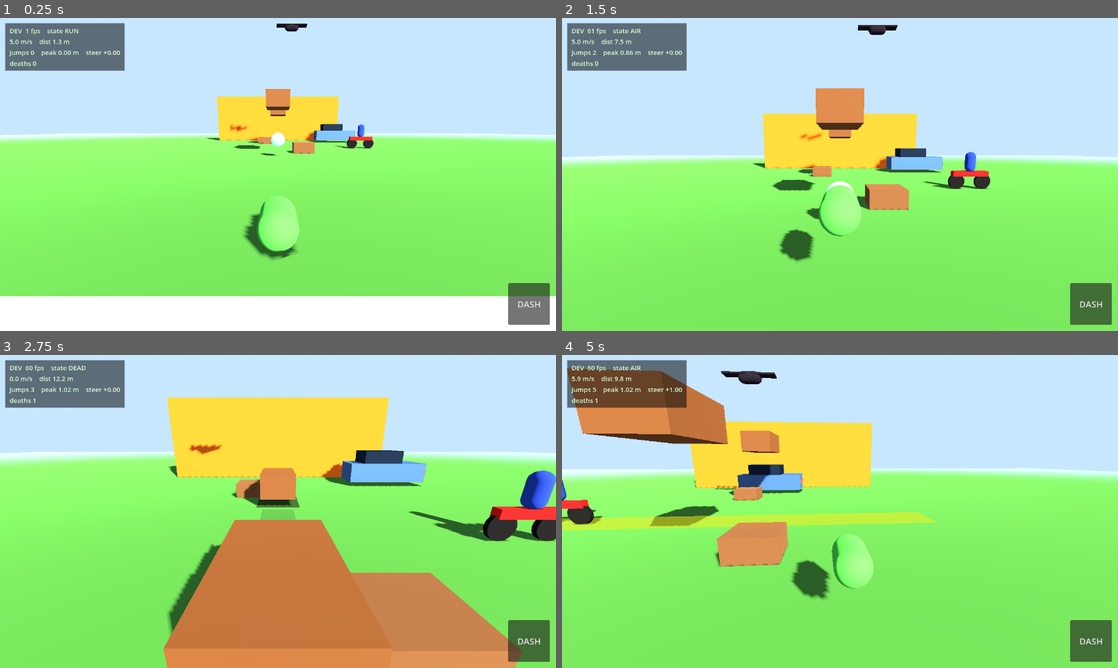
Above: before the commit, frames 1-4 (two rows, left to right).
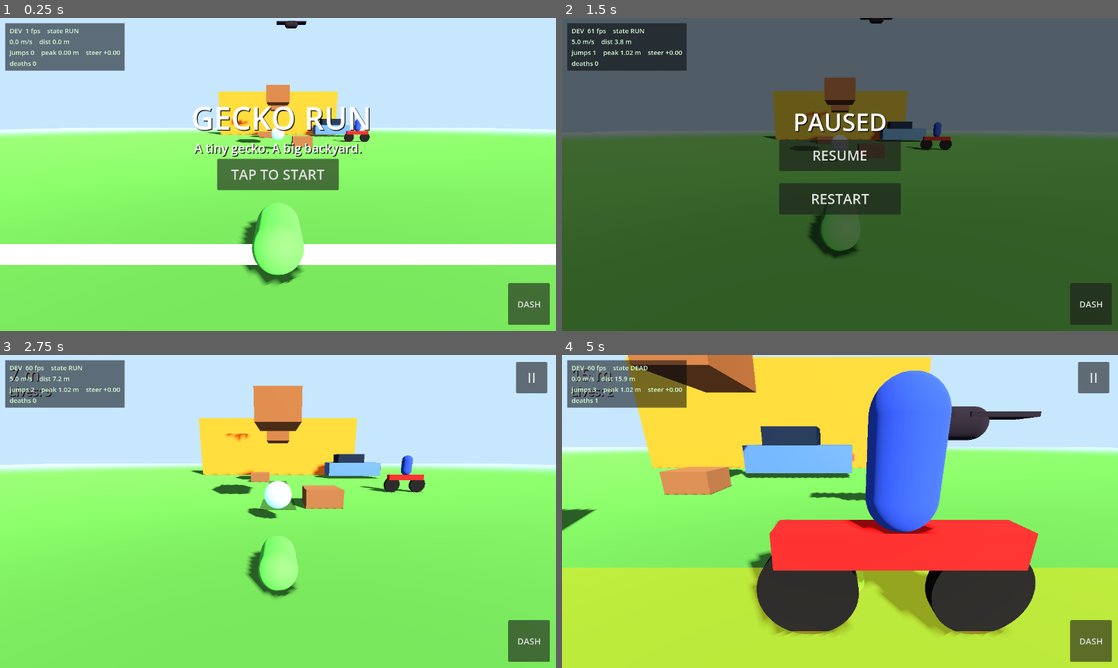
Above: after the commit, the same moments.

Repository: g-shankar/Gecko-run
Game: Godot game, scene res://scenes/main.tscn
The game is run twice, just before and just after one commit, with the same random seed, the same clock (stepped at 60 frames per second) and the same inputs.
Inputs (mouse positions are in pixels of both pictures, inside the frame that each line leads up to):
- Up to frame 1 (0.25 s): no input
- Up to frame 2 (1.5 s): click (840, 174) at 0.5 s, where only the run after the commit has a clickable "TAP TO START"; click (1095, 39) at 1.25 s, where only the run after the commit has a clickable "II"
- Up to frame 3 (2.75 s): click (278, 492) at 2 s, where only the run after the commit has a clickable "RESUME"
- Up to frame 4 (5 s): move the mouse to (962, 495) at 2.77 s; hold D (steer_right) 2.78-3.5 s; tap Shift (dash) at 2.85, 4.35 s; click (962, 495) at 2.92 s; tap Space (jump) at 3.02, 3.32 s; drag from (728, 527) to (812, 574) at 3.52 s; move the mouse to (895, 442) at 4.27 s; hold D (steer_right) from 4.28 s (still down); click (895, 442) at 4.42 s

The runs differ from the first frame. In frame 1, 27% of the frame differs, in the area x 0-100%, y 0-100%; in frame 2, 99%; in frame 3, 36%; in frame 4, 74%.

Commit message:
P14: start screen, HUD, pause menu, game-over UI with 3 lives
- GameState autoload: READY/RUNNING/FINISHED, 3 lives, best-score persistence
- Start screen with title and START button
- HUD: distance, lives, shield indicator
- Pause menu: resume/restart
- Game over: score, best, RUN AGAIN button
- Gecko gates movement on GameState (runs in tests without it)
- All P5-P14 tests green (81 checks)

Diff:
--- a/scenes/main.tscn
+++ b/scenes/main.tscn
@@ -8,6 +8,7 @@
 [ext_resource type="Script" path="res://scripts/systems/bird.gd" id="6"]
 [ext_resource type="Script" path="res://scripts/systems/shield_pickup.gd" id="7"]
 [ext_resource type="Script" path="res://scripts/systems/level.gd" id="8"]
+[ext_resource type="Script" path="res://scripts/ui/game_ui.gd" id="9"]
 
 [sub_resource type="ProceduralSkyMaterial" id="ProceduralSkyMaterial_1"]
 sky_top_color = Color(0.3, 0.52, 0.88, 1)
@@ -135,6 +136,9 @@
 position = Vector3(0, 0.2, 6)
 
 [node name="CameraRig" parent="." instance=ExtResource("2")]
+
+[node name="GameUI" type="CanvasLayer" parent="."]
+script = ExtResource("9")
 # Note: the rig auto-discovers its target via the "gecko" group (see
 # camera_rig.gd). A `target = NodePath("../Gecko")` override does NOT work
 # here -- Godot 4 does not reliably resolve NodePath overrides that point
--- a/scripts/player/gecko_controller.gd
+++ b/scripts/player/gecko_controller.gd
@@ -1,4 +1,15 @@
 extends CharacterBody3D
+
+
+func _gs() -> Node:
+	# GameState autoload, via tree lookup (works in game and in --script tests).
+	# Returns null if not present (e.g. unit tests that don't need it).
+	return get_tree().root.get_node_or_null("GameState")
+
+
+func _gs_running() -> bool:
+	var gs := _gs()
+	return gs == null or gs.current_state == gs.State.RUNNING
 
 const DebugHUDScript := preload("res://scripts/dev/debug_hud.gd")
 
@@ -136,6 +147,16 @@
 
 
 func _physics_process(delta: float) -> void:
+	# P14: the run only moves when the GameState says RUNNING.
+	# READY (start screen): idle in place. FINISHED (game over): stop.
+	# (If no GameState — e.g. unit tests — just run.)
+	if not _gs_running():
+		velocity.x = 0.0
+		velocity.z = 0.0
+		if not is_on_floor():
+			velocity.y -= 22.0 * delta
+		move_and_slide()
+		return
 	if _touch_active:
 		_touch_time += delta
 	if _adhere_cooldown > 0.0:
@@ -150,6 +171,10 @@
 		if _shield_timer <= 0.0:
 			shield_charges = 0
 			_shield_bubble.visible = false
+	# P14: score = meters from the start line.
+	var gs := _gs()
+	if gs != null:
+		gs.score = maxi(0, int(_spawn_pos.z - global_position.z))
 	# P10: while DEAD, just count down to respawn. No movement, no input.
 	if state == MoveState.DEAD:
 		_respawn_timer -= delta
@@ -301,8 +326,21 @@
 	state = MoveState.DEAD
 	stat_state = "DEAD"
 	stat_deaths += 1
+	var gs := _gs()
+	if gs != null:
+		gs.deaths += 1
+		if gs.deaths >= gs.max_lives:
+			# P14: out of lives. No respawn — the game-over screen takes it.
+			gs.finish_run()
+			return
 	_respawn_timer = 0.8
 	velocity = Vector3.ZERO
+
+
+## P14: full reset for "RUN AGAIN" — back to the start line, fresh lives.
+func reset_for_new_run() -> void:
+	_respawn()
+	stat_deaths = 0
 
 
 ## P12: grant one shield charge (10 s expiry). Called by shield pickups.
--- a/scripts/systems/game_state.gd
+++ b/scripts/systems/game_state.gd
@@ -30,10 +30,15 @@
 		bug_count = value
 		bugs_changed.emit(bug_count)
 
+var max_lives: int = 3 ## P14: deaths per run before game over.
+
+var best_score: int = 0 ## P14: best distance, persisted.
+
 var run_time: float = 0.0
 
 
 func _ready() -> void:
+	_load_best()
 	reset_run()
 
 
@@ -48,6 +53,26 @@
 	bug_count = 0
 	run_time = 0.0
 	current_state = State.READY
+
+
+## P14: call when a run ends. Saves best.
+func finish_run() -> void:
+	if score > best_score:
+		best_score = score
+		_save_best()
+	current_state = State.FINISHED
+
+
+func _load_best() -> void:
+	var cfg := ConfigFile.new()
+	if cfg.load("user://gecko_run.cfg") == OK:
+		best_score = int(cfg.get_value("records", "best_score", 0))
+
+
+func _save_best() -> void:
+	var cfg := ConfigFile.new()
+	cfg.set_value("records", "best_score", best_score)
+	cfg.save("user://gecko_run.cfg")
 
 
 func start_run() -> void:
@@ -65,10 +90,6 @@
 	current_state = State.RUNNING
 
 
-func finish_run() -> void:
-	current_state = State.FINISHED
-
-
 func add_score(points: int) -> void:
 	score += points
 
--- /dev/null
+++ b/scripts/ui/game_ui.gd
@@ -0,0 +1,250 @@
+extends CanvasLayer
+## Gecko Run — game UI (spec P14).
+##
+## One CanvasLayer owning four screens: Start, HUD, Pause, Game Over.
+## The game can be started, paused, and restarted from UI alone — no
+## keyboard needed. Buttons are big; this is a mobile game.
+##
+## LEARNING NOTES (for Gowrishankar):
+## - CanvasLayer draws ABOVE the 3D world, always on screen. HUD lives here.
+## - Control nodes are Godot's UI building blocks: Labels show text,
+##   Buttons are tappable. Anchors pin them to screen edges.
+## - get_tree().paused freezes the 3D world. The UI sets
+##   process_mode = ALWAYS so buttons still work while paused.
+
+func _gs() -> Node:
+	return get_tree().root.get_node_or_null("GameState")
+##   process_mode = ALWAYS so buttons still work while paused.
+
+var _start_screen: Control
+var _hud: Control
+var _pause_menu: Control
+var _game_over: Control
+var _score_label: Label
+var _lives_label: Label
+var _shield_label: Label
+var _final_score_label: Label
+var _best_label: Label
+
+
+func _ready() -> void:
+	process_mode = Node.PROCESS_MODE_ALWAYS
+	_build_start_screen()
+	_build_hud()
+	_build_pause_menu()
+	_build_game_over()
+	var gs := _gs()
+	if gs == null:
+		# No GameState (unit test): hide UI, don't connect.
+		for p in [_start_screen, _hud, _pause_menu, _game_over]:
+			p.visible = false
+		return
+	_show_only(_start_screen)
+	gs.state_changed.connect(_on_state_changed)
+	gs.score_changed.connect(_on_score_changed)
+	gs.deaths_changed.connect(_on_deaths_changed)
+
+
+func _on_state_changed(new_state: int) -> void:
+	if new_state == _gs().State.READY:
+		_show_only(_start_screen)
+	elif new_state == _gs().State.RUNNING:
+		_show_only(_hud)
+		get_tree().paused = false
+	elif new_state == _gs().State.FINISHED:
+		_update_game_over()
+		_show_only(_game_over)
+
+
+func _on_score_changed(new_score: int) -> void:
+	_score_label.text = "%d m" % new_score
+
+
+func _on_deaths_changed(new_count: int) -> void:
+	var left: int = _gs().max_lives - new_count
+	_lives_label.text = "Lives: %d" % maxi(left, 0)
+
+
+func _process(_delta: float) -> void:
+	# Shield indicator follows the gecko.
+	var gecko := get_tree().get_first_node_in_group("gecko")
+	if gecko != null:
+		_shield_label.visible = int(gecko.get("shield_charges")) > 0
+
+
+func _show_only(panel: Control) -> void:
+	for p in [_start_screen, _hud, _pause_menu, _game_over]:
+		p.visible = (p == panel)
+
+
+func _make_button(text: String) -> Button:
+	var b := Button.new()
+	b.text = text
+	b.custom_minimum_size = Vector2(280, 72)
+	b.add_theme_font_size_override("font_size", 32)
+	return b
+
+
+func _make_label(text: String, size: int) -> Label:
+	var l := Label.new()
+	l.text = text
+	l.add_theme_font_size_override("font_size", size)
+	l.add_theme_color_override("font_color", Color.WHITE)
+	l.add_theme_color_override("font_shadow_color", Color(0, 0, 0, 0.8))
+	l.add_theme_constant_override("shadow_offset_x", 2)
+	l.add_theme_constant_override("shadow_offset_y", 2)
+	return l
+
+
+func _full_rect(c: Control) -> void:
+	c.set_anchors_preset(Control.PRESET_FULL_RECT)
+
+
+# --- Start screen ---
+
+func _build_start_screen() -> void:
+	_start_screen = Control.new()
+	_full_rect(_start_screen)
+	add_child(_start_screen)
+	var title := _make_label("GECKO RUN", 72)
+	title.set_anchors_preset(Control.PRESET_CENTER_TOP)
+	title.position = Vector2(-200, 180)
+	title.size = Vector2(400, 100)
+	title.horizontal_alignment = HORIZONTAL_ALIGNMENT_CENTER
+	_start_screen.add_child(title)
+	var sub := _make_label("A tiny gecko. A big backyard.", 28)
+	sub.set_anchors_preset(Control.PRESET_CENTER_TOP)
+	sub.position = Vector2(-200, 280)
+	sub.size = Vector2(400, 40)
+	sub.horizontal_alignment = HORIZONTAL_ALIGNMENT_CENTER
+	_start_screen.add_child(sub)
+	var start_btn := _make_button("TAP TO START")
+	start_btn.set_anchors_preset(Control.PRESET_CENTER)
+	start_btn.position = Vector2(-140, -36)
+	start_btn.pressed.connect(_on_start_pressed)
+	_start_screen.add_child(start_btn)
+
+
+func _on_start_pressed() -> void:
+	_gs().current_state = _gs().State.RUNNING
+
+
+# --- HUD ---
+
+func _build_hud() -> void:
+	_hud = Control.new()
+	_full_rect(_hud)
+	_hud.mouse_filter = Control.MOUSE_FILTER_IGNORE
+	add_child(_hud)
+	_score_label = _make_label("0 m", 40)
+	_score_label.set_anchors_preset(Control.PRESET_TOP_LEFT)
+	_score_label.position = Vector2(20, 16)
+	_hud.add_child(_score_label)
+	_lives_label = _make_label("Lives: 3", 28)
+	_lives_label.set_anchors_preset(Control.PRESET_TOP_LEFT)
+	_lives_label.position = Vector2(20, 64)
+	_hud.add_child(_lives_label)
+	_shield_label = _make_label("SHIELD", 28)
+	_shield_label.add_theme_color_override("font_color", Color(0.4, 0.9, 1.0))
+	_shield_label.set_anchors_preset(Control.PRESET_TOP_LEFT)
+	_shield_label.position = Vector2(20, 104)
+	_shield_label.visible = false
+	_hud.add_child(_shield_label)
+	var pause_btn := _make_button("II")
+	pause_btn.custom_minimum_size = Vector2(72, 72)
+	pause_btn.set_anchors_preset(Control.PRESET_TOP_RIGHT)
+	pause_btn.position = Vector2(-92, 16)
+	pause_btn.mouse_filter = Control.MOUSE_FILTER_STOP
+	pause_btn.pressed.connect(_on_pause_pressed)
+	_hud.add_child(pause_btn)
+
+
+func _on_pause_pressed() -> void:
+	get_tree().paused = true
+	_show_only(_pause_menu)
+
+
+# --- Pause menu ---
+
+func _build_pause_menu() -> void:
+	_pause_menu = Control.new()
+	_full_rect(_pause_menu)
+	add_child(_pause_menu)
+	var dim := ColorRect.new()
+	dim.color = Color(0, 0, 0, 0.6)
+	_full_rect(dim)
+	_pause_menu.add_child(dim)
+	var title := _make_label("PAUSED", 56)
+	title.set_anchors_preset(Control.PRESET_CENTER_TOP)
+	title.position = Vector2(-150, 200)
+	title.size = Vector2(300, 80)
+	title.horizontal_alignment = HORIZONTAL_ALIGNMENT_CENTER
+	_pause_menu.add_child(title)
+	var resume_btn := _make_button("RESUME")
+	resume_btn.set_anchors_preset(Control.PRESET_CENTER)
+	resume_btn.position = Vector2(-140, -80)
+	resume_btn.pressed.connect(_on_resume_pressed)
+	_pause_menu.add_child(resume_btn)
+	var restart_btn := _make_button("RESTART")
+	restart_btn.set_anchors_preset(Control.PRESET_CENTER)
+	restart_btn.position = Vector2(-140, 20)
+	restart_btn.pressed.connect(_on_restart_pressed)
+	_pause_menu.add_child(restart_btn)
+
+
+func _on_resume_pressed() -> void:
+	_show_only(_hud)
+	get_tree().paused = false
+
+
+func _on_restart_pressed() -> void:
+	get_tree().paused = false
+	_restart_run()
+
+
+# --- Game over ---
+
+func _build_game_over() -> void:
+	_game_over = Control.new()
+	_full_rect(_game_over)
+	add_child(_game_over)
+	var dim := ColorRect.new()
+	dim.color = Color(0, 0, 0, 0.7)
+	_full_rect(dim)
+	_game_over.add_child(dim)
+	var title := _make_label("GAME OVER", 64)
+	title.set_anchors_preset(Control.PRESET_CENTER_TOP)
+	title.position = Vector2(-200, 160)
+	title.size = Vector2(400, 90)
+	title.horizontal_alignment = HORIZONTAL_ALIGNMENT_CENTER
+	_game_over.add_child(title)
+	_final_score_label = _make_label("0 m", 40)
+	_final_score_label.set_anchors_preset(Control.PRESET_CENTER_TOP)
+	_final_score_label.position = Vector2(-200, 270)
+	_final_score_label.size = Vector2(400, 60)
+	_final_score_label.horizontal_alignment = HORIZONTAL_ALIGNMENT_CENTER
+	_game_over.add_child(_final_score_label)
+	_best_label = _make_label("Best: 0 m", 28)
+	_best_label.set_anchors_preset(Control.PRESET_CENTER_TOP)
+	_best_label.position = Vector2(-200, 330)
+	_best_label.size = Vector2(400, 40)
+	_best_label.horizontal_alignment = HORIZONTAL_ALIGNMENT_CENTER
+	_game_over.add_child(_best_label)
+	var restart_btn := _make_button("RUN AGAIN")
+	restart_btn.set_anchors_preset(Control.PRESET_CENTER)
+	restart_btn.position = Vector2(-140, 60)
+	restart_btn.pressed.connect(_on_restart_pressed)
+	_game_over.add_child(restart_btn)
+
+
+func _update_game_over() -> void:
+	_final_score_label.text = "%d m" % _gs().score
+	_best_label.text = "Best: %d m" % _gs().best_score
+
+
+func _restart_run() -> void:
+	var gecko := get_tree().get_first_node_in_group("gecko")
+	if gecko != null and gecko.has_method("reset_for_new_run"):
+		gecko.reset_for_new_run()
+	_gs().reset_run()
+	_gs().current_state = _gs().State.RUNNING
--- a/tests/test_p10.gd
+++ b/tests/test_p10.gd
@@ -16,6 +16,16 @@
 	var packed: PackedScene = load("res://scenes/main.tscn")
 	var scene: Node = packed.instantiate()
 	root.add_child(scene)
+	# P14: the GameState autoload starts in READY (start screen). Tests
+	# bypass it: wait a beat for it to load, then remove it so the gecko
+	# runs immediately (gs==null means "just run").
+	for _i in 10:
+		await process_frame
+		if root.has_node("GameState"):
+			break
+	var _gs: Node = root.get_node_or_null("GameState")
+	if _gs != null:
+		_gs.queue_free()
 	_gecko = scene.get_node("Gecko")
 	var hz: Area3D = scene.get_node("Level/FootstepA")
 	# Telegraph: the shadow should appear during the warn phase.
--- a/tests/test_p11.gd
+++ b/tests/test_p11.gd
@@ -17,6 +17,16 @@
 	var packed: PackedScene = load("res://scenes/main.tscn")
 	var scene: Node = packed.instantiate()
 	root.add_child(scene)
+	# P14: the GameState autoload starts in READY (start screen). Tests
+	# bypass it: wait a beat for it to load, then remove it so the gecko
+	# runs immediately (gs==null means "just run").
+	for _i in 10:
+		await process_frame
+		if root.has_node("GameState"):
+			break
+	var _gs: Node = root.get_node_or_null("GameState")
+	if _gs != null:
+		_gs.queue_free()
 	_gecko = scene.get_node("Gecko")
 	# Park the footsteps out of the way: this test is about bike + car.
 	for fn in ["FootstepA", "FootstepB"]:
--- a/tests/test_p12.gd
+++ b/tests/test_p12.gd
@@ -34,6 +34,16 @@
 		return
 	var main: Node = packed.instantiate()
 	root.add_child(main)
+	# P14: the GameState autoload starts in READY (start screen). Tests
+	# bypass it: wait a beat for it to load, then remove it so the gecko
+	# runs immediately (gs==null means "just run").
+	for _i in 10:
+		await process_frame
+		if root.has_node("GameState"):
+			break
+	var _gs: Node = root.get_node_or_null("GameState")
+	if _gs != null:
+		_gs.queue_free()
 	for i in 32:
 		await process_frame
 
--- a/tests/test_p13.gd
+++ b/tests/test_p13.gd
@@ -23,6 +23,16 @@
 		return
 	var main: Node = packed.instantiate()
 	root.add_child(main)
+	# P14: the GameState autoload starts in READY (start screen). Tests
+	# bypass it: wait a beat for it to load, then remove it so the gecko
+	# runs immediately (gs==null means "just run").
+	for _i in 10:
+		await process_frame
+		if root.has_node("GameState"):
+			break
+	var _gs: Node = root.get_node_or_null("GameState")
+	if _gs != null:
+		_gs.queue_free()
 	for i in 32:
 		await process_frame
 
@@ -71,7 +81,7 @@
 	var respawned := false
 	for i in int(6.0 * 60.0):
 		await process_frame
-		if int(gecko.get("state")) != 4: # 4 == MoveState.DEAD
+		if int(gecko.get("state")) != 6: # 6 == MoveState.DEAD
 			respawned = true
 			break
 	check(respawned, "gecko actually respawns after death")
--- /dev/null
+++ b/tests/test_p14.gd
@@ -0,0 +1,91 @@
+extends SceneTree
+## Gecko Run — P14 acceptance: start, pause, game over, restart from UI alone.
+
+var failures: int = 0
+var passes: int = 0
+
+
+func check(cond: bool, label: String) -> void:
+	if cond:
+		passes += 1
+		print("PASS: ", label)
+	else:
+		failures += 1
+		print("FAIL: ", label)
+
+
+func _init() -> void:
+	# The --script runner doesn't load autoloads; instance GameState manually.
+	var gs_script: Script = load("res://scripts/systems/game_state.gd")
+	var gs: Node = gs_script.new()
+	gs.name = "GameState"
+	root.add_child(gs)
+	var packed: PackedScene = load("res://scenes/main.tscn")
+	if packed == null:
+		failures += 1
+		print("FAIL: main.tscn failed to load")
+		quit(1)
+		return
+	var main: Node = packed.instantiate()
+	root.add_child(main)
+	for i in 32:
+		await process_frame
+
+	var ui: CanvasLayer = main.get_node("GameUI")
+	check(ui != null, "GameUI present")
+	var gecko: CharacterBody3D = main.get_node("Gecko")
+	gecko.run_speed = 0.0
+
+	# 1. Boots to the start screen.
+	check(gs.current_state == gs.State.READY, "boots to READY")
+	check((ui.get("_start_screen") as Control).visible, "start screen visible")
+
+	# 2. Start button -> RUNNING + HUD.
+	(ui as Node).call("_on_start_pressed")
+	for i in 10:
+		await process_frame
+	check(gs.current_state == gs.State.RUNNING, "start -> RUNNING")
+	check((ui.get("_hud") as Control).visible, "HUD visible after start")
+	# Gecko actually runs now (was idling on the start screen).
+	var z0: float = gecko.global_position.z
+	gecko.run_speed = 6.0
+	for i in 30:
+		await process_frame
+	check(gecko.global_position.z < z0, "gecko runs once the run starts")
+	gecko.run_speed = 0.0
+
+	# 3. Pause button -> paused + pause menu.
+	(ui as Node).call("_on_pause_pressed")
+	check(paused, "tree paused")
+	check((ui.get("_pause_menu") as Control).visible, "pause menu visible")
+
+	# 4. Resume -> unpaused + HUD.
+	(ui as Node).call("_on_resume_pressed")
+	check(not paused, "tree unpaused")
+	check((ui.get("_hud") as Control).visible, "HUD visible after resume")
+
+	# 5. Three deaths -> game over screen.
+	gecko.set("shield_charges", 0)
+	for d in 3:
+		# Wait until alive (respawn from the previous death).
+		for i in int(4.0 * 60.0):
+			await process_frame
+			if int(gecko.get("state")) != 6:
+				break
+		gecko.die()
+		for i in 10:
+			await process_frame
+	check(gs.current_state == gs.State.FINISHED,
+		"3 deaths -> FINISHED (game over)")
+	check((ui.get("_game_over") as Control).visible, "game over screen visible")
+
+	# 6. RUN AGAIN -> fresh run.
+	(ui as Node).call("_on_restart_pressed")
+	for i in 10:
+		await process_frame
+	check(gs.current_state == gs.State.RUNNING, "restart -> RUNNING")
+	check(gs.deaths == 0, "deaths reset for the new run")
+	check(int(gecko.get("state")) != 6, "gecko alive after restart")
+
+	print("P14_RESULT: %d/%d passed" % [passes, passes + failures])
+	quit(1 if failures > 0 else 0)
--- a/tests/test_p5.gd
+++ b/tests/test_p5.gd
@@ -19,6 +19,16 @@
 	var packed: PackedScene = load("res://scenes/main.tscn")
 	var scene: Node = packed.instantiate()
 	root.add_child(scene)
+	# P14: the GameState autoload starts in READY (start screen). Tests
+	# bypass it: wait a beat for it to load, then remove it so the gecko
+	# runs immediately (gs==null means "just run").
+	for _i in 10:
+		await process_frame
+		if root.has_node("GameState"):
+			break
+	var _gs: Node = root.get_node_or_null("GameState")
+	if _gs != null:
+		_gs.queue_free()
 	_gecko = scene.get_node("Gecko")
 	# Park every hazard: these suites test wall movement, not dodging.
 	for hn in ["FootstepA", "FootstepB", "Bicycle", "BackingCar"]:
--- a/tests/test_p6.gd
+++ b/tests/test_p6.gd
@@ -18,6 +18,16 @@
 	var packed: PackedScene = load("res://scenes/main.tscn")
 	var scene: Node = packed.instantiate()
 	root.add_child(scene)
+	# P14: the GameState autoload starts in READY (start screen). Tests
+	# bypass it: wait a beat for it to load, then remove it so the gecko
+	# runs immediately (gs==null means "just run").
+	for _i in 10:
+		await process_frame
+		if root.has_node("GameState"):
+			break
+	var _gs: Node = root.get_node_or_null("GameState")
+	if _gs != null:
+		_gs.queue_free()
 	_gecko = scene.get_node("Gecko")
 	# Park every hazard: these suites test wall movement, not dodging.
 	for hn in ["FootstepA", "FootstepB", "Bicycle", "BackingCar"]:
--- a/tests/test_p7.gd
+++ b/tests/test_p7.gd
@@ -16,6 +16,16 @@
 	var packed: PackedScene = load("res://scenes/main.tscn")
 	var scene: Node = packed.instantiate()
 	root.add_child(scene)
+	# P14: the GameState autoload starts in READY (start screen). Tests
+	# bypass it: wait a beat for it to load, then remove it so the gecko
+	# runs immediately (gs==null means "just run").
+	for _i in 10:
+		await process_frame
+		if root.has_node("GameState"):
+			break
+	var _gs: Node = root.get_node_or_null("GameState")
+	if _gs != null:
+		_gs.queue_free()
 	_gecko = scene.get_node("Gecko")
 	# Park every hazard: these suites test wall movement, not dodging.
 	for hn in ["FootstepA", "FootstepB", "Bicycle", "BackingCar"]:
--- a/tests/test_p8.gd
+++ b/tests/test_p8.gd
@@ -17,6 +17,16 @@
 	var packed: PackedScene = load("res://scenes/main.tscn")
 	var scene: Node = packed.instantiate()
 	root.add_child(scene)
+	# P14: the GameState autoload starts in READY (start screen). Tests
+	# bypass it: wait a beat for it to load, then remove it so the gecko
+	# runs immediately (gs==null means "just run").
+	for _i in 10:
+		await process_frame
+		if root.has_node("GameState"):
+			break
+	var _gs: Node = root.get_node_or_null("GameState")
+	if _gs != null:
+		_gs.queue_free()
 	_gecko = scene.get_node("Gecko")
 	_camera = scene.get_node("CameraRig/Boom/Camera3D") as Camera3D
 	# Settle into RUN.
